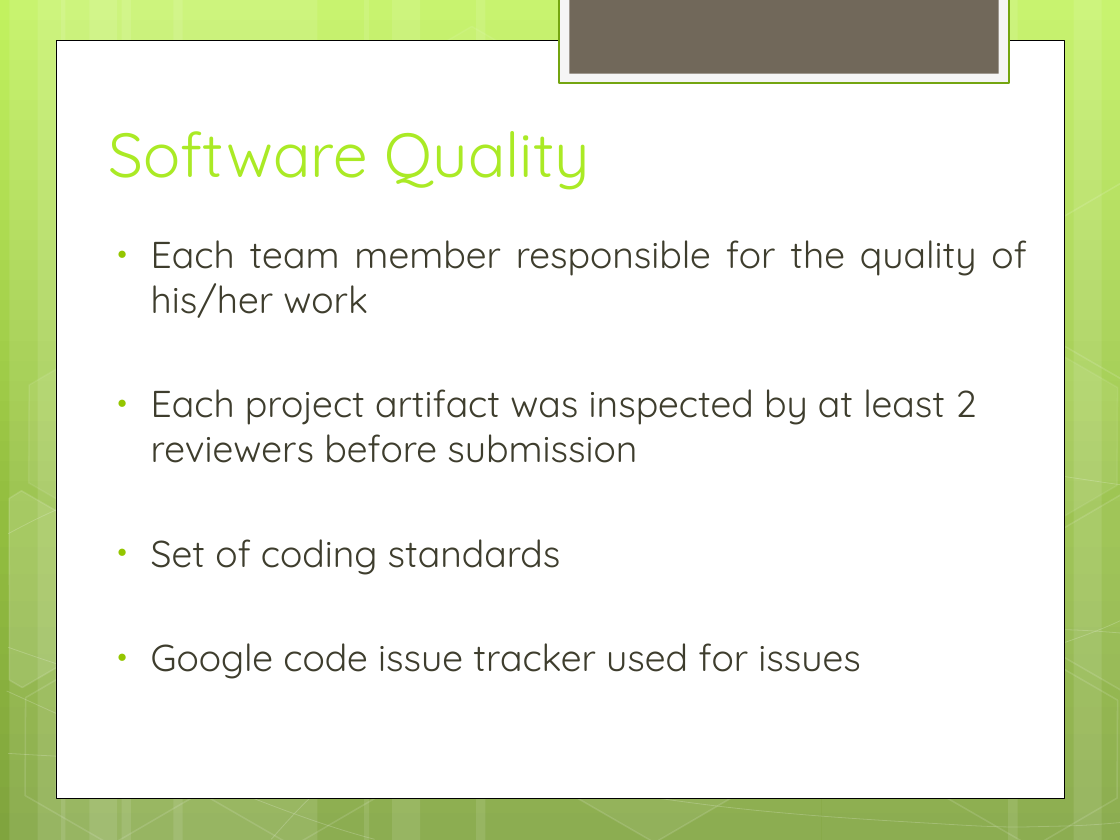
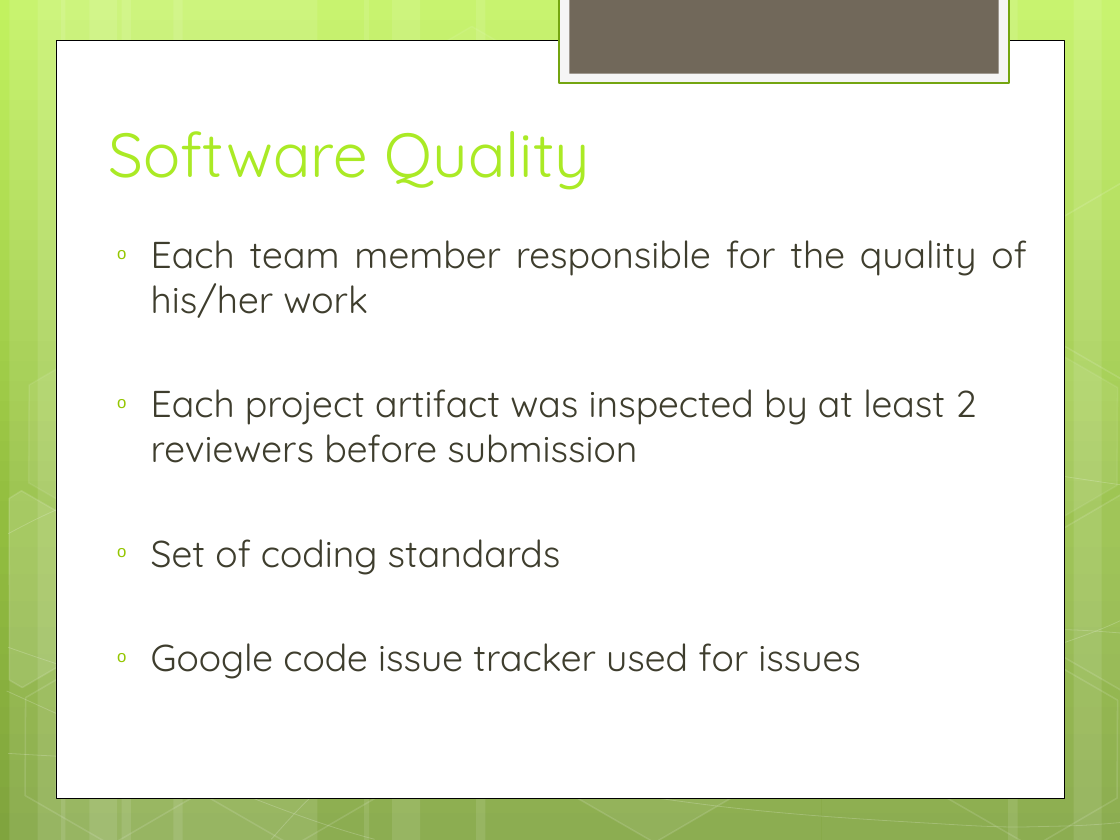
Before and after one commit to hiyenwong/cs679-b1-class-project, a slide deck: slide 18 of deliverables/final/Final Presentation.pptx (slide 20 before the commit). Drawn at 1120x840 pixels with LibreOffice and Linux fonts; fonts in the diff are those of the drawing. Boxes give left, top, right and bottom in pixels: in the first picture for what was removed or moved away, otherwise in the second. Text is boxed around its words. In the diff, an @@ line names an element or a change of style, - is before the commit and + after.

```diff
--- a/deliverables/final/Final Presentation.pptx
+++ b/deliverables/final/Final Presentation.pptx
@@ text "Each team member responsible for ..." at (151,240,1026,679): bullet ● to o @@
```
Also in this commit, not shown: 13 other slides changed, 6 slides added, 2 slides removed.
